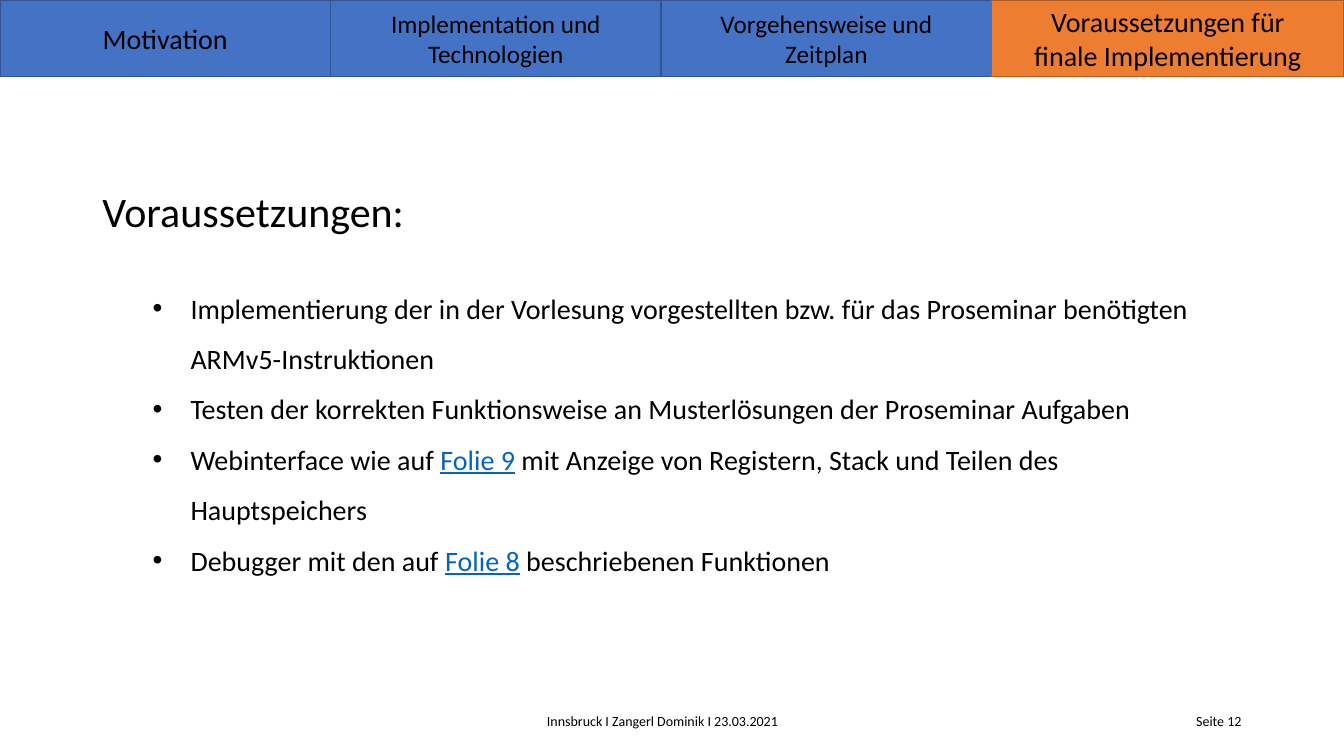
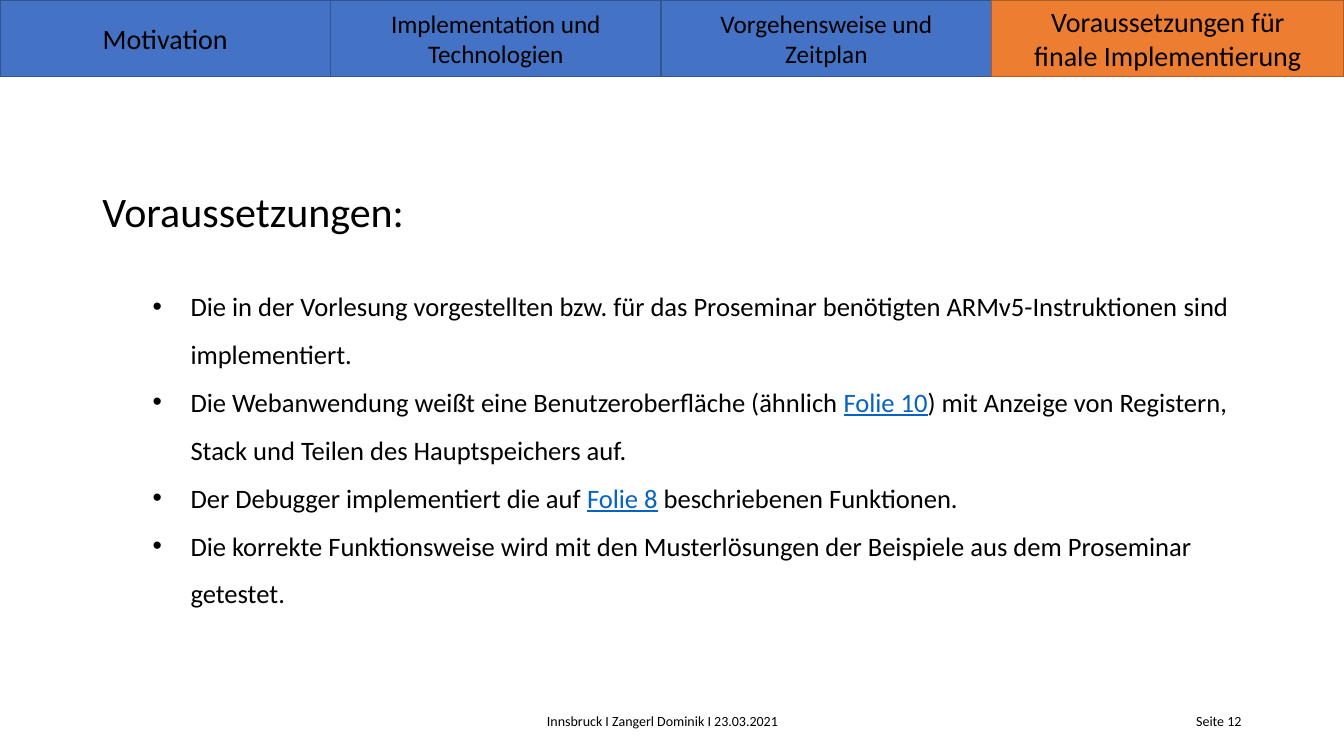
Before and after one commit to Koro95/ARM-Simulator, a slide deck: slide 58 of Latex/Initialpraesentation_anim_Zangerl_Dominik.pptx. Drawn at 1344x756 pixels with LibreOffice and Linux fonts; fonts in the diff are those of the drawing; background and template pictures are left out. Boxes give left, top, right and bottom in pixels: in the first picture for what was removed or moved away, otherwise in the second. Text is boxed around its words. In the diff, an @@ line names an element or a change of style, - is before the commit and + after.

```diff
--- a/Latex/Initialpraesentation_anim_Zangerl_Dominik.pptx
+++ b/Latex/Initialpraesentation_anim_Zangerl_Dominik.pptx
@@ subtitle at [191, 297, 1228, 608]: text changed; size 20 to 19 pt @@
-  • Implementierung der in der Vorlesung vorgestellten bzw. für das Proseminar benötigten ARMv5-Instruktionen
-  • Testen der korrekten Funktionsweise an Musterlösungen der Proseminar Aufgaben
-  • Webinterface wie auf Folie 9 mit Anzeige von Registern, Stack und Teilen des Hauptspeichers
-  • Debugger mit den auf Folie 8 beschriebenen Funktionen
+  • Die in der Vorlesung vorgestellten bzw. für das Proseminar benötigten ARMv5-Instruktionen sind implementiert.
+  • Die Webanwendung weißt eine Benutzeroberfläche (ähnlich Folie 10) mit Anzeige von Registern, Stack und Teilen des Hauptspeichers auf.
+  • Der Debugger implementiert die auf Folie 8 beschriebenen Funktionen.
+  • Die korrekte Funktionsweise wird mit den Musterlösungen der Beispiele aus dem Proseminar getestet.
```
Also in this commit, not shown: 12 other slides changed, 9 other files.
